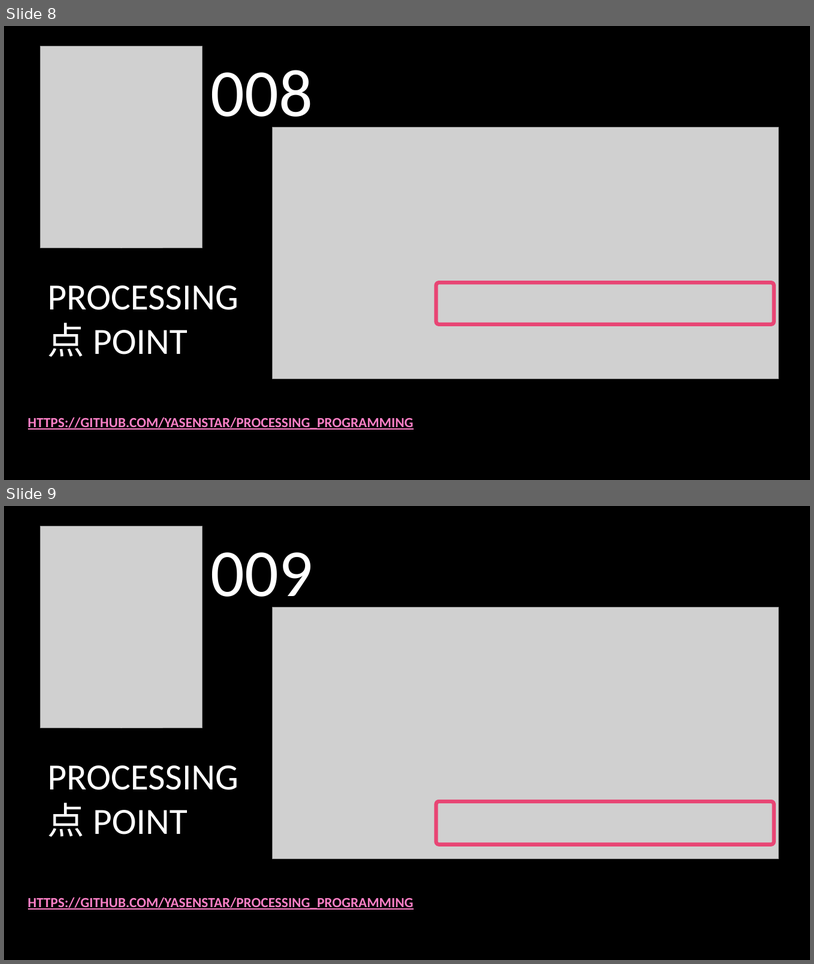
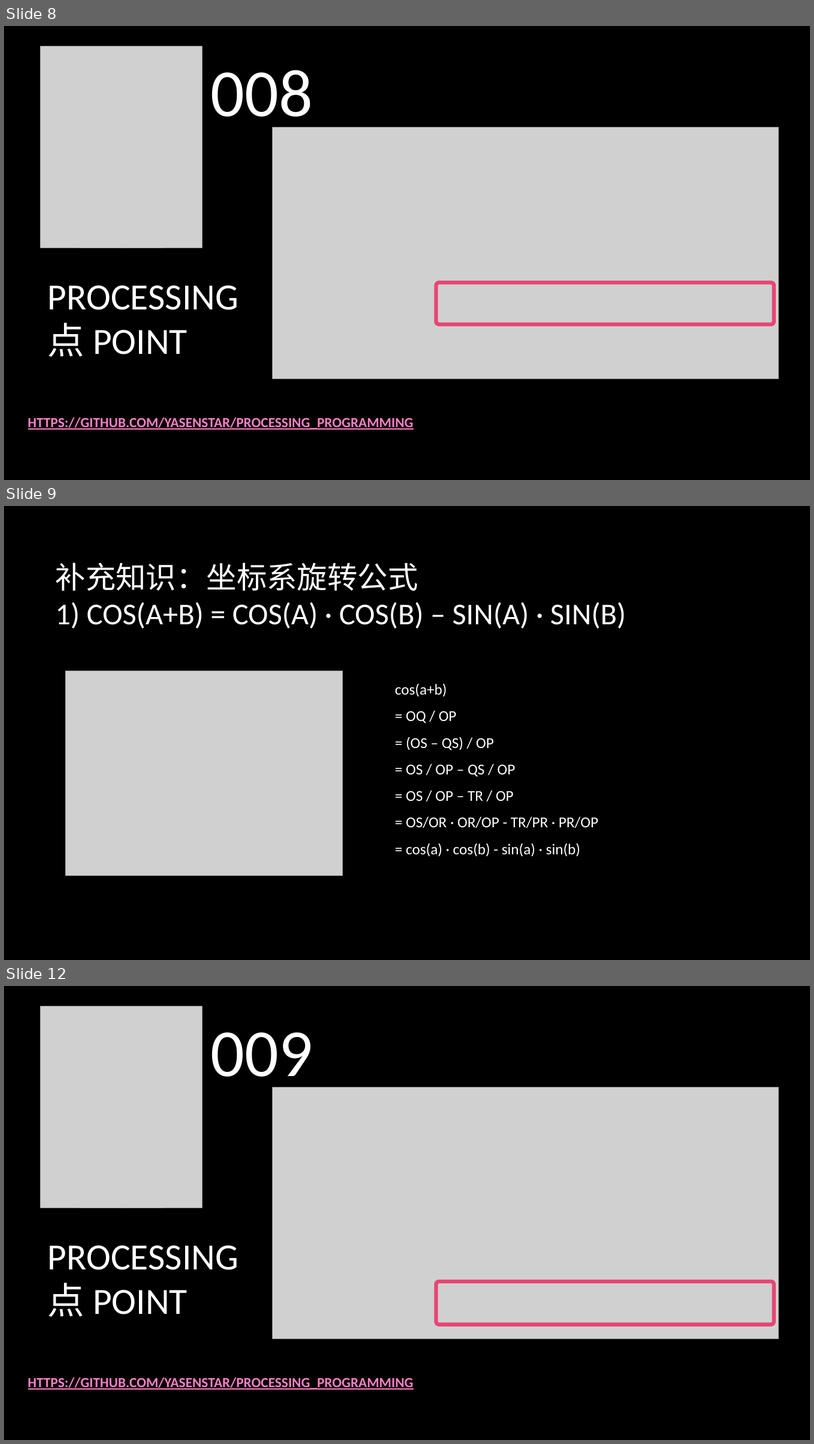
Before and after one commit to yasenstar/Processing_Programming, a slide deck: Processing_创意编程.pptx. Shown one above the other, each under a label of ours: slides 8 and 9 before the commit, slides 8, 9 and 12 after it; the slides between them are not shown. The pictures are 814x964 and 814x1444 pixels, drawn with LibreOffice and Linux fonts; fonts in the diff are those of the drawing; grey boxes stand for pictures; background and template pictures are left out. Boxes give left, top, right and bottom in pixels: in the first picture for what was removed or moved away, otherwise in the second. Text is boxed around its words. In the diff, an @@ line names an element or a change of style, - is before the commit and + after.

```diff
--- a/Processing_创意编程.pptx
+++ b/Processing_创意编程.pptx
@@ slide 9 added at [4,506,810,960], background picture (left out) @@
@@ title added at [56,562,626,628], 36 pt, text #FFFFFF @@
+补充知识：坐标系旋转公式
+1) COS(A+B) = COS(A) · COS(B) – SIN(A) · SIN(B)
@@ picture added at [66,670,343,876] @@
@@ text added at [395,683,599,856], 18 pt, text #FFFFFF @@
+cos(a+b)
+= OQ / OP
+= (OS – QS) / OP
+= OS / OP – QS / OP
+= OS / OP – TR / OP
+= OS/OR · OR/OP - TR/PR · PR/OP
+= cos(a) · cos(b) - sin(a) · sin(b)
@@ what was slide 9 is now slide 12 @@
```
Also in this commit, not shown: 2 other slides added, 10 other files.
